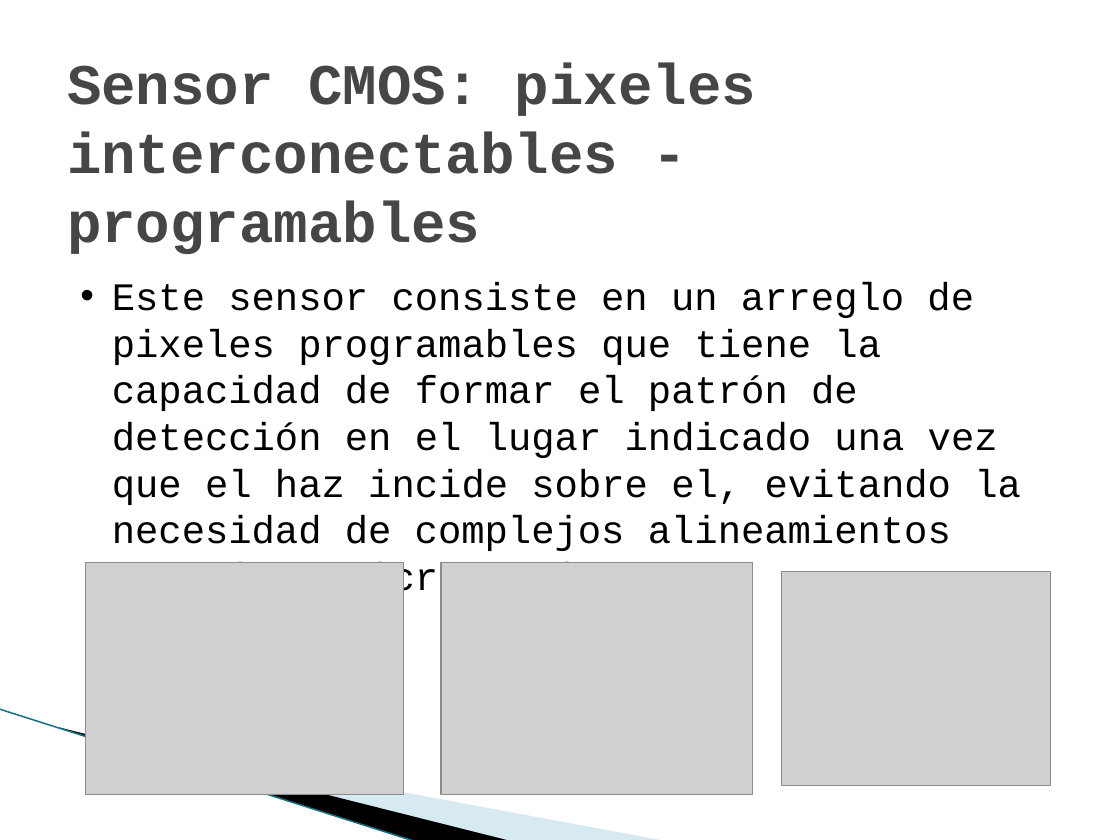
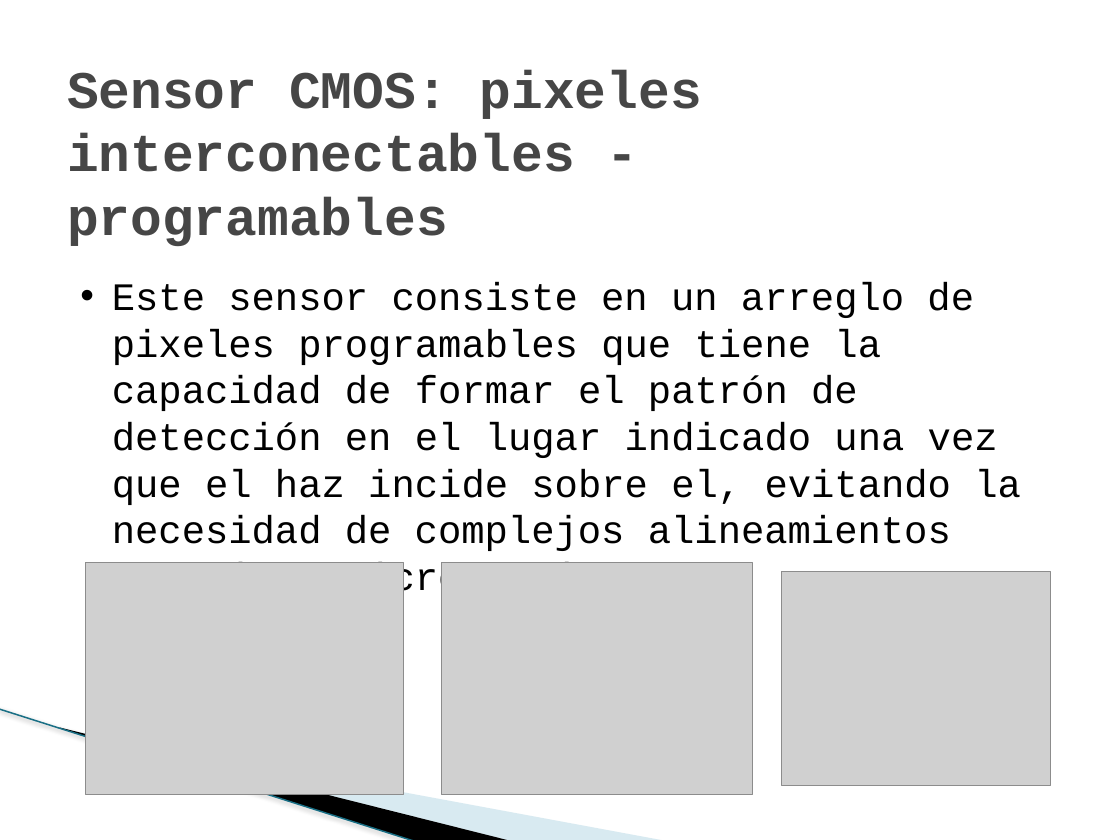
Before and after one commit to marianomorel/maestria-repo, a slide deck: slide 9 of sensores_cmos_presentacion.pptx (slide 7 before the commit). Drawn at 1120x840 pixels with LibreOffice and Linux fonts; fonts in the diff are those of the drawing; grey boxes stand for pictures; background and template pictures are left out. Boxes give left, top, right and bottom in pixels: in the first picture for what was removed or moved away, otherwise in the second. Text is boxed around its words. In the diff, an @@ line names an element or a change of style, - is before the commit and + after.

```diff
--- a/sensores_cmos_presentacion.pptx
+++ b/sensores_cmos_presentacion.pptx
@@ title "Sensor CMOS: pixeles interconectables - ..." at <box>67,70,702,246</box>: size 36.9 to 34 pt @@
@@ line (0, 709) - (416, 840): stroke #97C5D8 0.95 pt to #196F85 0.95 pt @@
```
Also in this commit, not shown: 11 other slides changed, 1 slide added, 1 other file.
